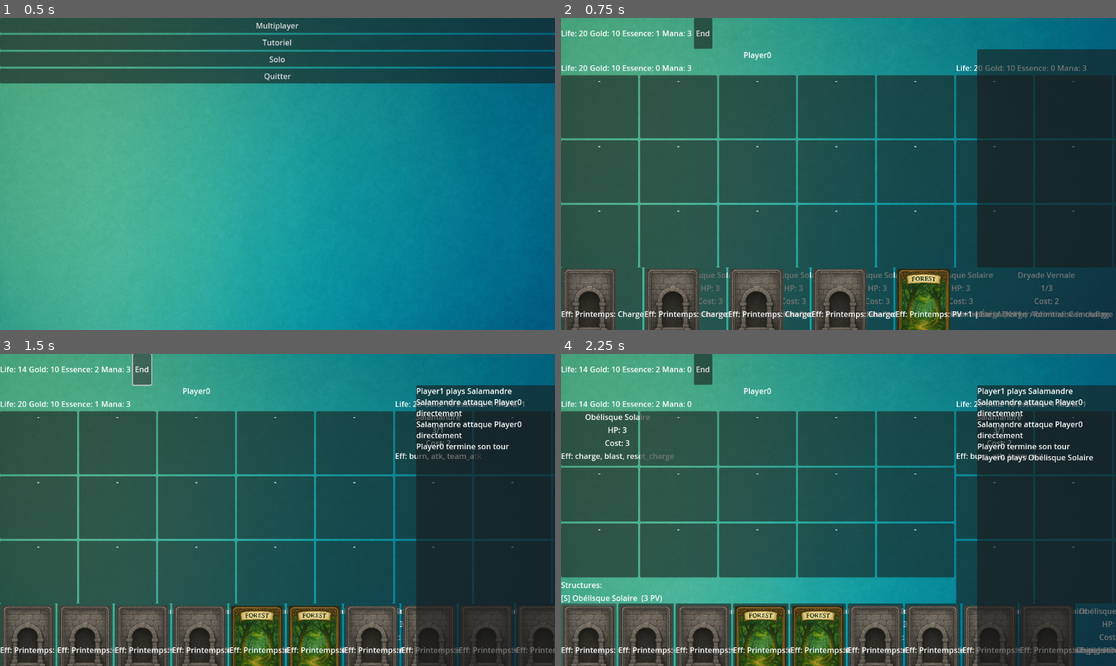
Above: before the commit, frames 1-4 (two rows, left to right).
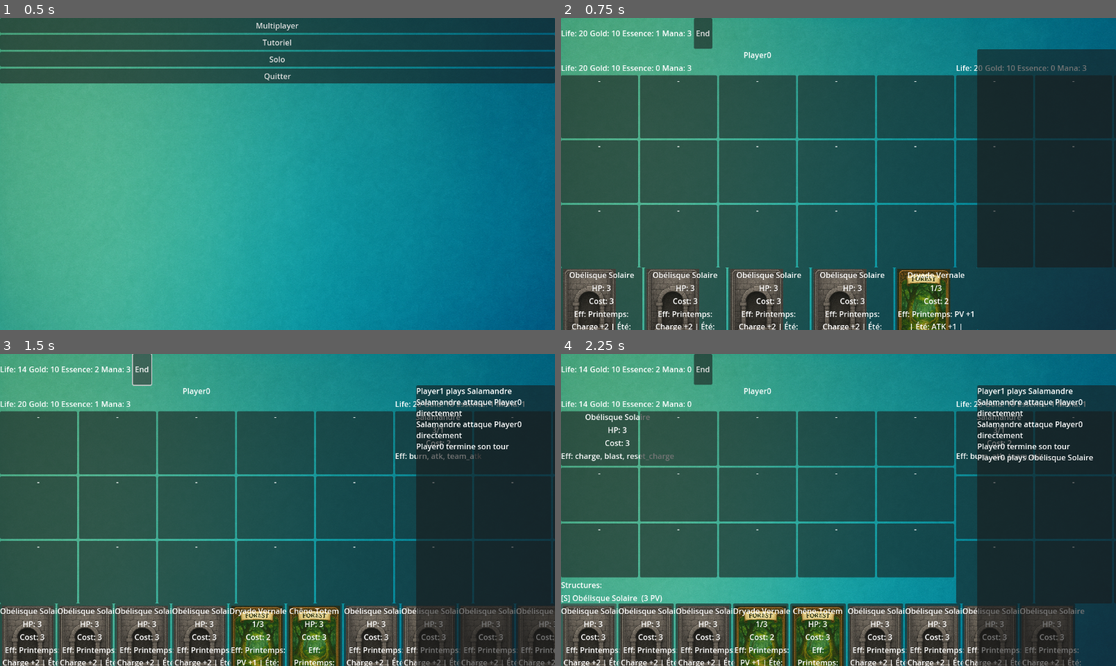
Above: after the commit, the same moments.

Repository: cbCielblanc/deckbuilding
Game: Godot game, scene res://scenes/MainMenu.tscn
Two runs of this game, one before a commit and one after it. Both use one fixed random seed, a clock stepped at 60 frames per second and the inputs below.
Inputs (mouse positions are in pixels of both pictures, inside the frame that each line leads up to):
- Up to frame 1 (0.5 s): no input
- Up to frame 2 (0.75 s): click "Solo" at 0.5 s
- Up to frame 3 (1.5 s): click "End" at 1.25 s
- Up to frame 4 (2.25 s): click (588, 644) at 2 s

Frame 1 is identical in both runs. In frame 2, 3.3% of the frame differs, in the area x 0-100%, y 81-100%; in frame 3, 3.6%; in frame 4, 3.6%.

Commit message:
fix: wrap effect text in card button

Diff:
--- a/ui/card_button.gd
+++ b/ui/card_button.gd
@@ -81,6 +81,8 @@
 
 	var lbl_eff := Label.new()
 	lbl_eff.horizontal_alignment = HORIZONTAL_ALIGNMENT_CENTER
+	lbl_eff.autowrap_mode = TextServer.AUTOWRAP_WORD
+	lbl_eff.size_flags_horizontal = Control.SIZE_EXPAND_FILL
 	lbl_eff.text = "Eff: %s" % " | ".join(effects_text)
 	box.add_child(lbl_eff)
 
Not shown, changed: ui/README.md
